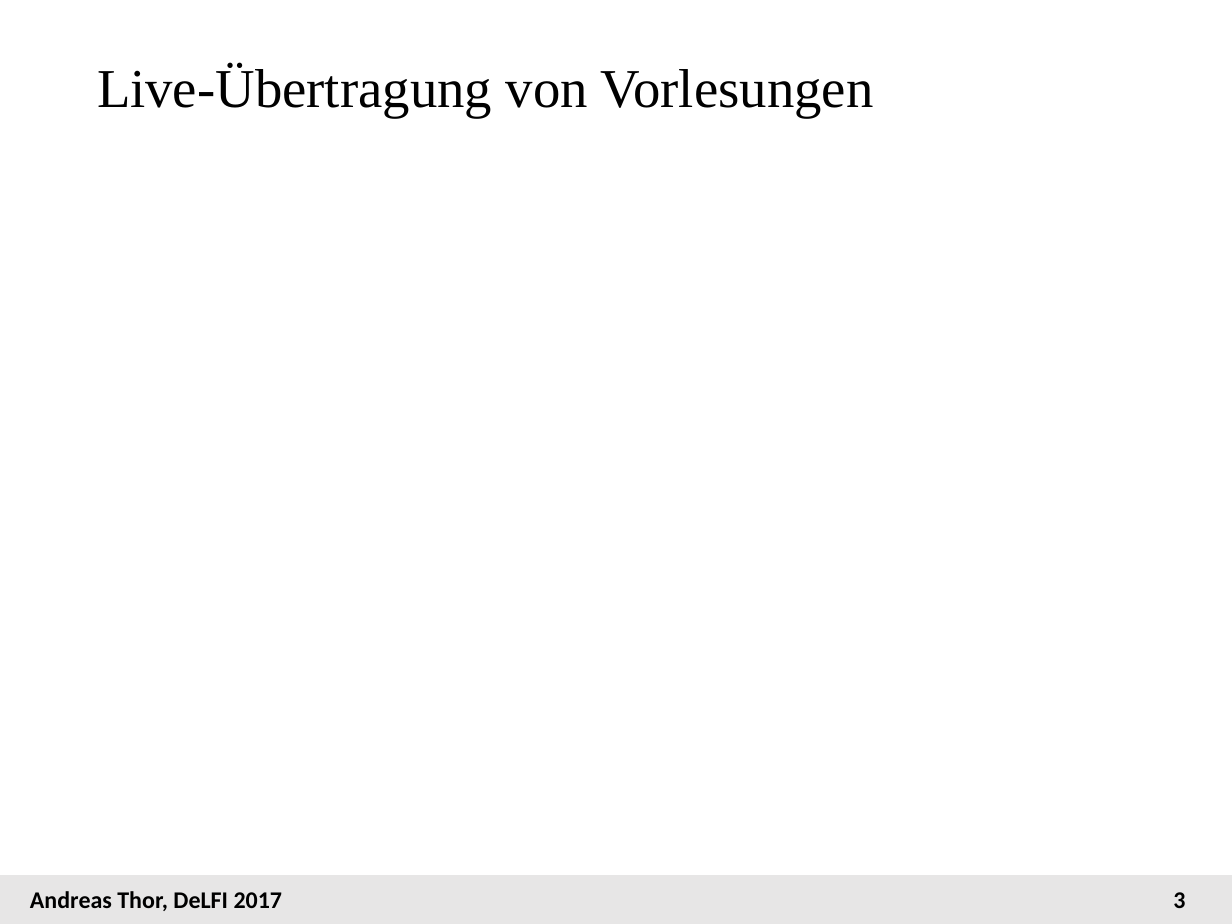
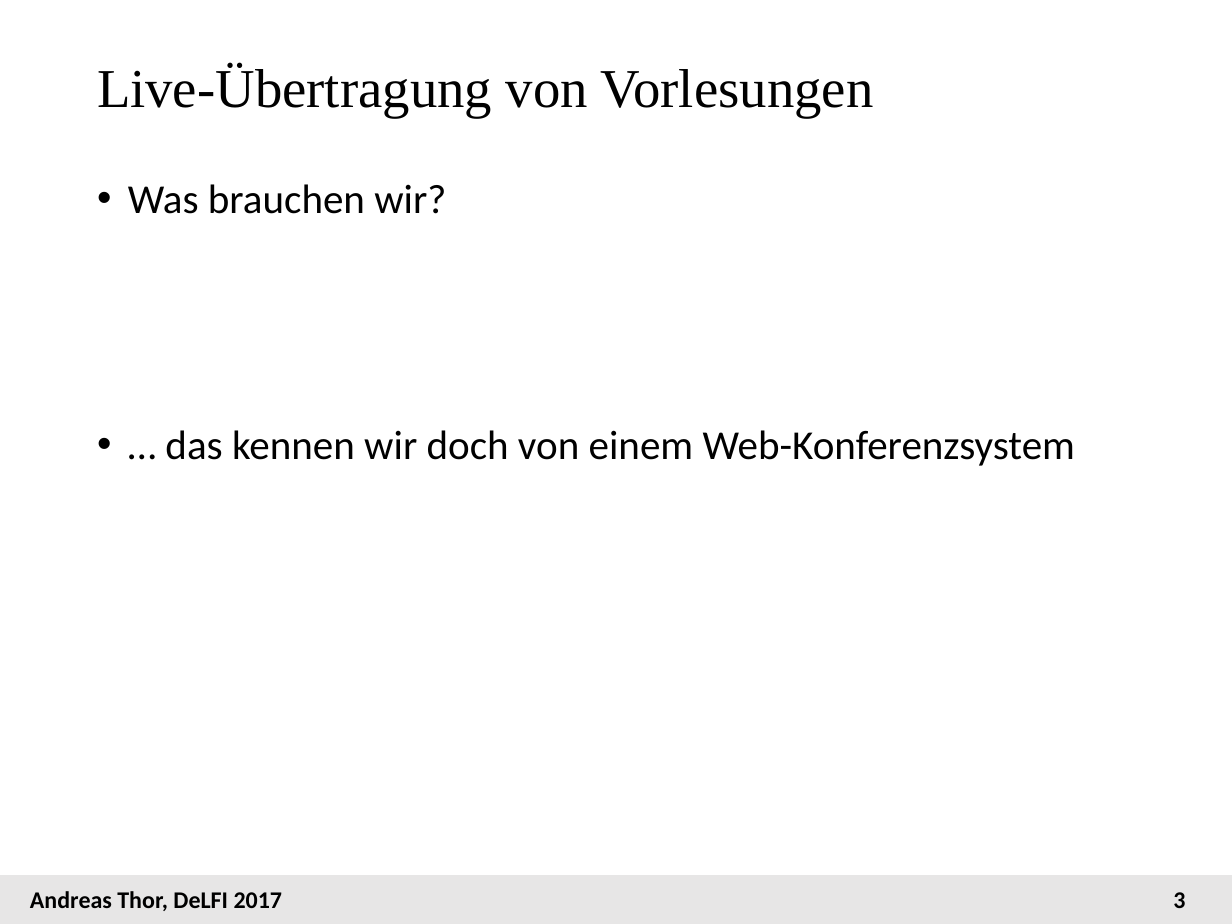
Before and after one commit to andreas-thor/papers, a slide deck: slide 3 of DIAL/DIAL_Delfi_2017_Vortrag.pptx. Drawn at 1232x924 pixels with LibreOffice and Linux fonts; fonts in the diff are those of the drawing. Boxes give left, top, right and bottom in pixels: in the first picture for what was removed or moved away, otherwise in the second. Text is boxed around its words. In the diff, an @@ line names an element or a change of style, - is before the commit and + after.

```diff
--- a/DIAL/DIAL_Delfi_2017_Vortrag.pptx
+++ b/DIAL/DIAL_Delfi_2017_Vortrag.pptx
@@ text added at <box>128,184,1075,466</box>, 24 pt, text #000000 @@
+• Was brauchen wir?
+• … das kennen wir doch von einem Web-Konferenzsystem
```
Also in this commit, not shown: 3 other slides changed, 5 slides added, 4 slides removed.
